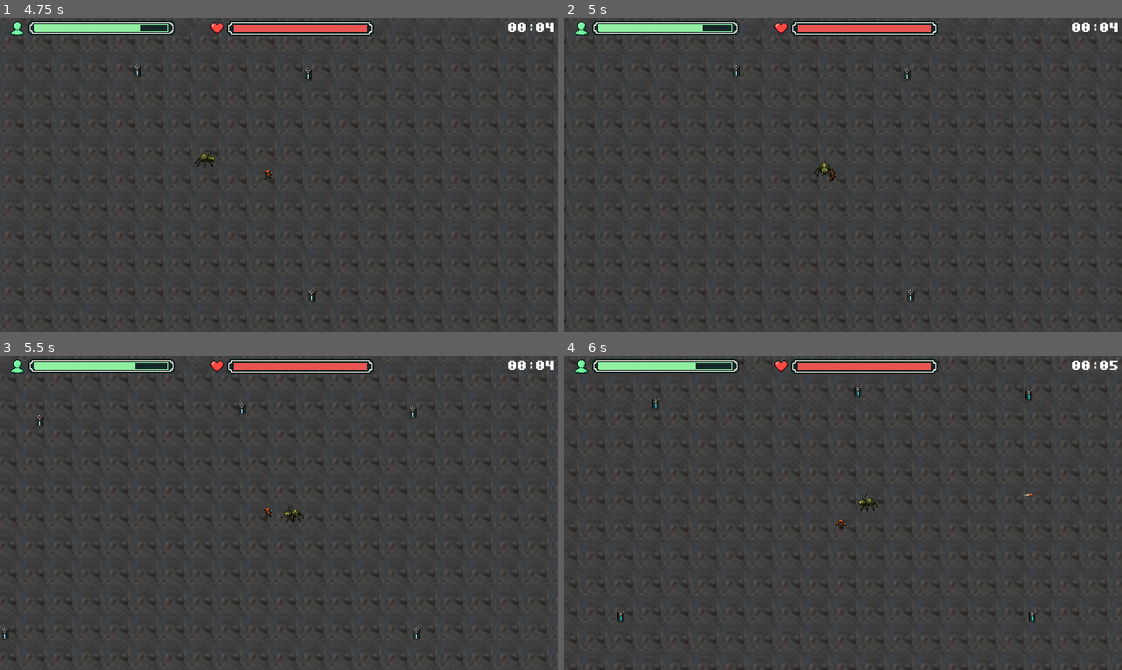
Above: before the commit, frames 1-4 (two rows, left to right).
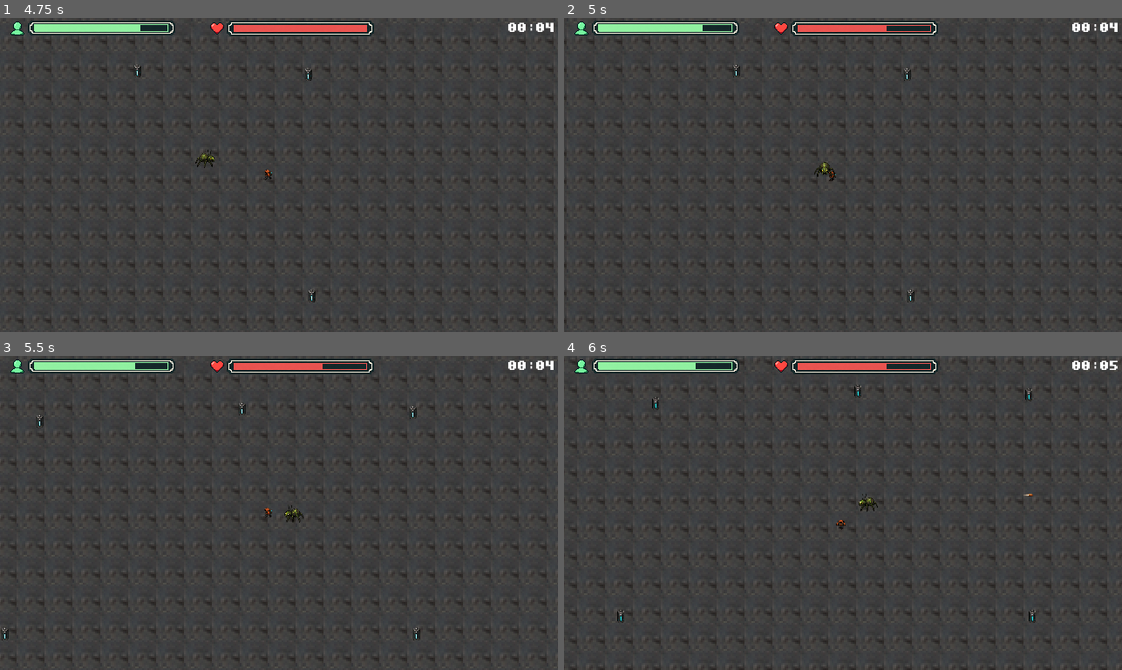
Above: after the commit, the same moments.

Repository: DevLucasOnly/DevLucasOnly-SurviveGD-Prototipo-de-Sobrevivencia-2D
Game: Godot game, scene res://scenes/main_menu.tscn
Same seed, same stepped clock (60 frames per second), same inputs: the game is played once before the commit and once after it.
Inputs (mouse positions are in pixels of both pictures, inside the frame that each line leads up to):
- Up to frame 1 (4.75 s): click (284, 218) at 0.5 s; tap Enter at 1.25 s; move the mouse to (401, 159) at 1.27 s; press the mouse at (401, 159) at 1.28 s; hold D (move_right) 1.28-2.03 s; move the mouse to (167, 190) at 2.02 s; release the mouse at (167, 190) at 2.03 s; hold S (move_down) 2.03-2.78 s; click (167, 190) at 2.1 s; move the mouse to (334, 105) at 2.77 s; press the mouse at (334, 105) at 2.78 s; hold D (move_right) 2.78-3.53 s; move the mouse to (251, 237) at 3.52 s; release the mouse at (251, 237) at 3.53 s; hold W (move_up) 3.53-4.28 s; click (251, 237) at 3.6 s; move the mouse to (446, 222) at 4.27 s; press the mouse at (446, 222) at 4.28 s; hold A (move_left) from 4.28 s (still down)
- Up to frame 2 (5 s): keep holding A (move_left)
- Up to frame 3 (5.5 s): keep holding A (move_left); move the mouse to (111, 465) at 5.02 s; release the mouse at (111, 465) at 5.03 s; click (111, 465) at 5.1 s
- Up to frame 4 (6 s): move the mouse to (870, 513) at 5.77 s; release A (move_left) at 5.78 s; press the mouse at (870, 513) at 5.78 s; hold S (move_down) from 5.78 s (still down)

Frame 1 is identical in both runs. In frame 2, 0.1% of the frame differs, in the area x 57-66%, y 2-5%; in frame 3, 0.1%; in frame 4, 0.1%.

Commit message:
Ajuste no script inimigo

Diff:
--- a/scenes/inimigo.tscn
+++ b/scenes/inimigo.tscn
@@ -122,3 +122,5 @@
 [node name="CollisionShape2D" type="CollisionShape2D" parent="Hitbox" unique_id=66543122]
 position = Vector2(0, 2)
 shape = SubResource("CircleShape2D_snp6e")
+
+[connection signal="body_entered" from="Hitbox" to="." method="_on_hitbox_body_entered"]
--- a/scripts/inimigo.gd
+++ b/scripts/inimigo.gd
@@ -67,5 +67,5 @@
 	queue_free()
 
 func _on_hitbox_body_entered(body: Node2D) -> void:
-	if body.is_in_group("Player"):
+	if body.is_in_group("jogador"):
 		GameManager.aplicar_dano_jogador(1)
